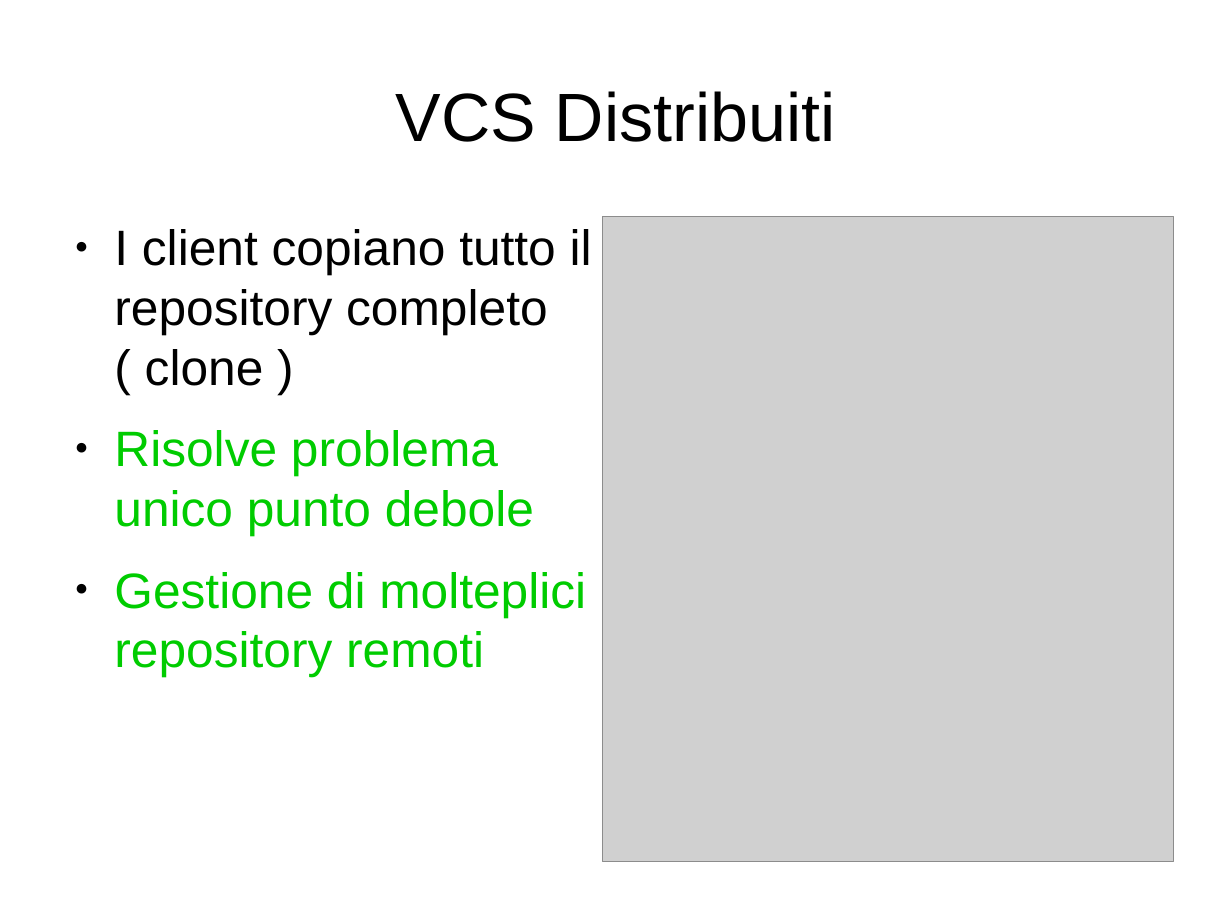
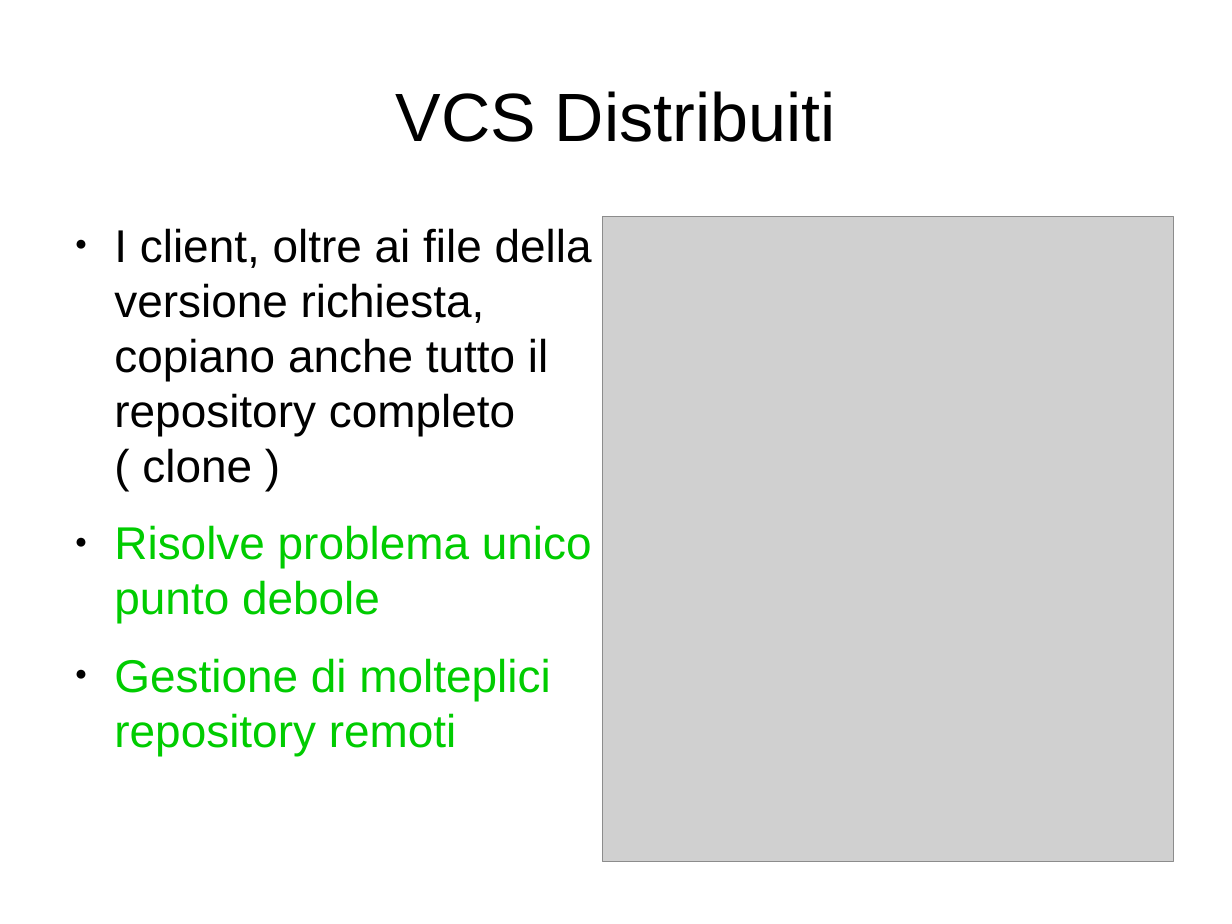
Before and after one commit to lucamariani/corso_diapositive, a slide deck: slide 8 of lez1.odp. Drawn at 1232x924 pixels with LibreOffice and Linux fonts; fonts in the diff are those of the drawing; grey boxes stand for pictures. Boxes give left, top, right and bottom in pixels: in the first picture for what was removed or moved away, otherwise in the second. Text is boxed around its words. In the diff, an @@ line names an element or a change of style, - is before the commit and + after.

```diff
--- a/lez1.odp
+++ b/lez1.odp
@@ text at (x1=114, y1=228, x2=592, y2=483): text changed; size 32 to 29.6 pt @@
-● I client copiano tutto il repository completo ( clone )
+● I client, oltre ai file della versione richiesta, copiano anche tutto il repository completo ( clone )
@@ text at (x1=114, y1=525, x2=592, y2=756): size 32 to 29.6 pt in "Risolve problema unico punto debole", "Gestione di molteplici repository remoti" @@
```
Also in this commit, not shown: 9 other slides changed, 3 slides added, 2 other files.
